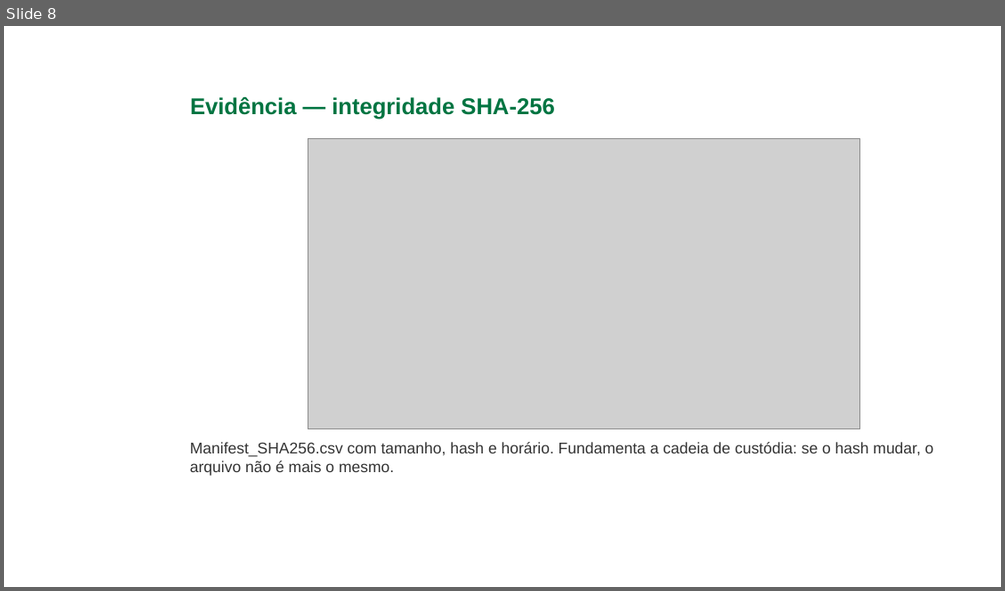
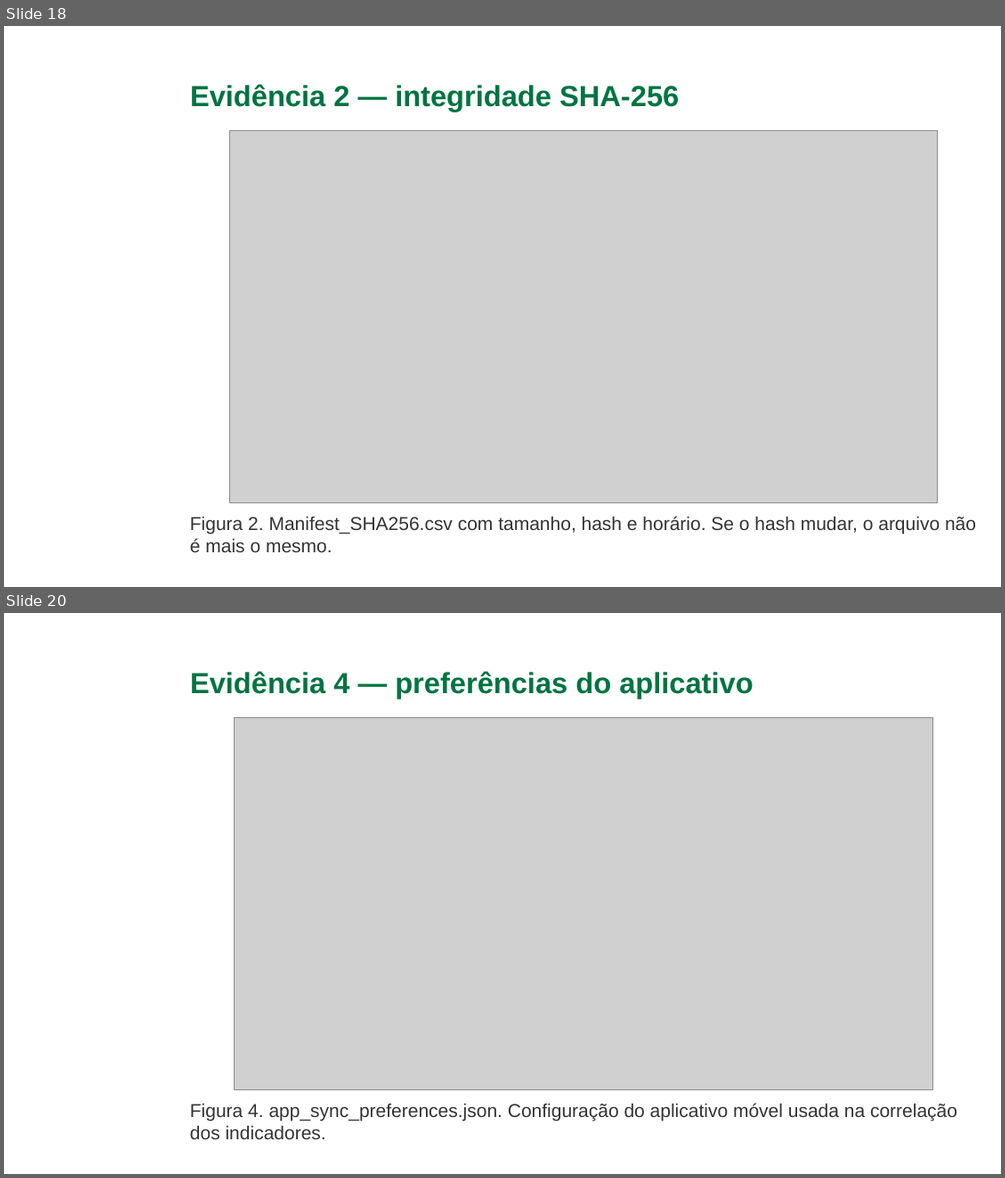
Before and after one commit to gabriellucasalves/Nexus-interprise, a slide deck: docs/caso-techcorp/Nexus_Apresentacao_Caso_TechCorp_Ajustada_Final.pptx. Shown one above the other, each under a label of ours: slide 8 before the commit, slides 18 and 20 after it; the slides between them are not shown. The pictures are 1005x591 and 1005x1178 pixels, drawn with LibreOffice and Linux fonts; fonts in the diff are those of the drawing; grey boxes stand for pictures; background and template pictures are left out. Boxes give left, top, right and bottom in pixels: in the first picture for what was removed or moved away, otherwise in the second. Text is boxed around its words. In the diff, an @@ line names an element or a change of style, - is before the commit and + after.

```diff
--- a/docs/caso-techcorp/Nexus_Apresentacao_Caso_TechCorp_Ajustada_Final.pptx
+++ b/docs/caso-techcorp/Nexus_Apresentacao_Caso_TechCorp_Ajustada_Final.pptx
@@ slide 20 added at [4,613,1001,1174], background picture (left out) @@
@@ title added at [190,671,752,698], 28 pt, text #007441, bold @@
+Evidência 4 — preferências do aplicativo
@@ picture added at [234,718,933,1090] @@
@@ text added at [190,1103,957,1139], 18 pt, text #333333 @@
+Figura 4. app_sync_preferences.json. Configuração do aplicativo móvel usada na correlação dos indicadores.
@@ what was slide 8 is now slide 18 @@
@@ slide 18 changed as well @@
@@ title at [190,84,679,111]: text changed; size 22 to 28 pt @@
-Evidência — integridade SHA-256
+Evidência 2 — integridade SHA-256
@@ picture: place and size @@
-picture at [307,139,859,429]
+picture at [230,131,938,503]
@@ text at [190,516,976,552]: text changed; size 15 to 18 pt @@
-Manifest_SHA256.csv com tamanho, hash e horário. Fundamenta a cadeia de custódia: se o hash mudar, o arquivo não é mais o mesmo.
+Figura 2. Manifest_SHA256.csv com tamanho, hash e horário. Se o hash mudar, o arquivo não é mais o mesmo.
```
Also in this commit, not shown: 27 other slides changed, 12 other slides added, 2 slides removed, 1 other file.
